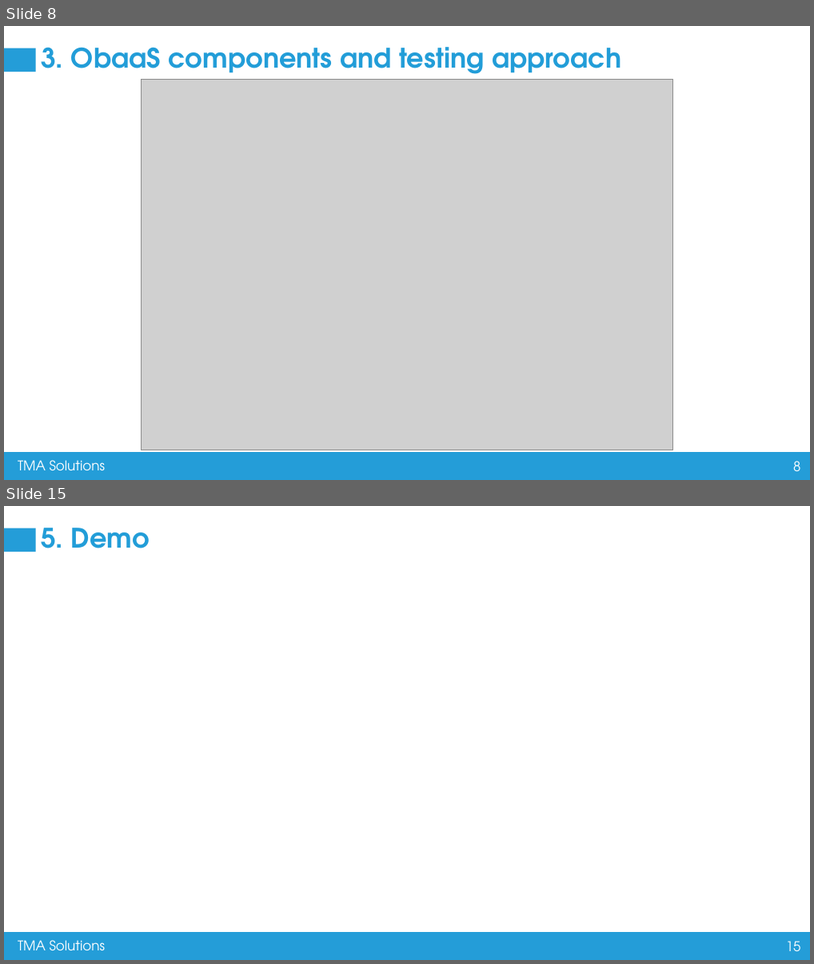
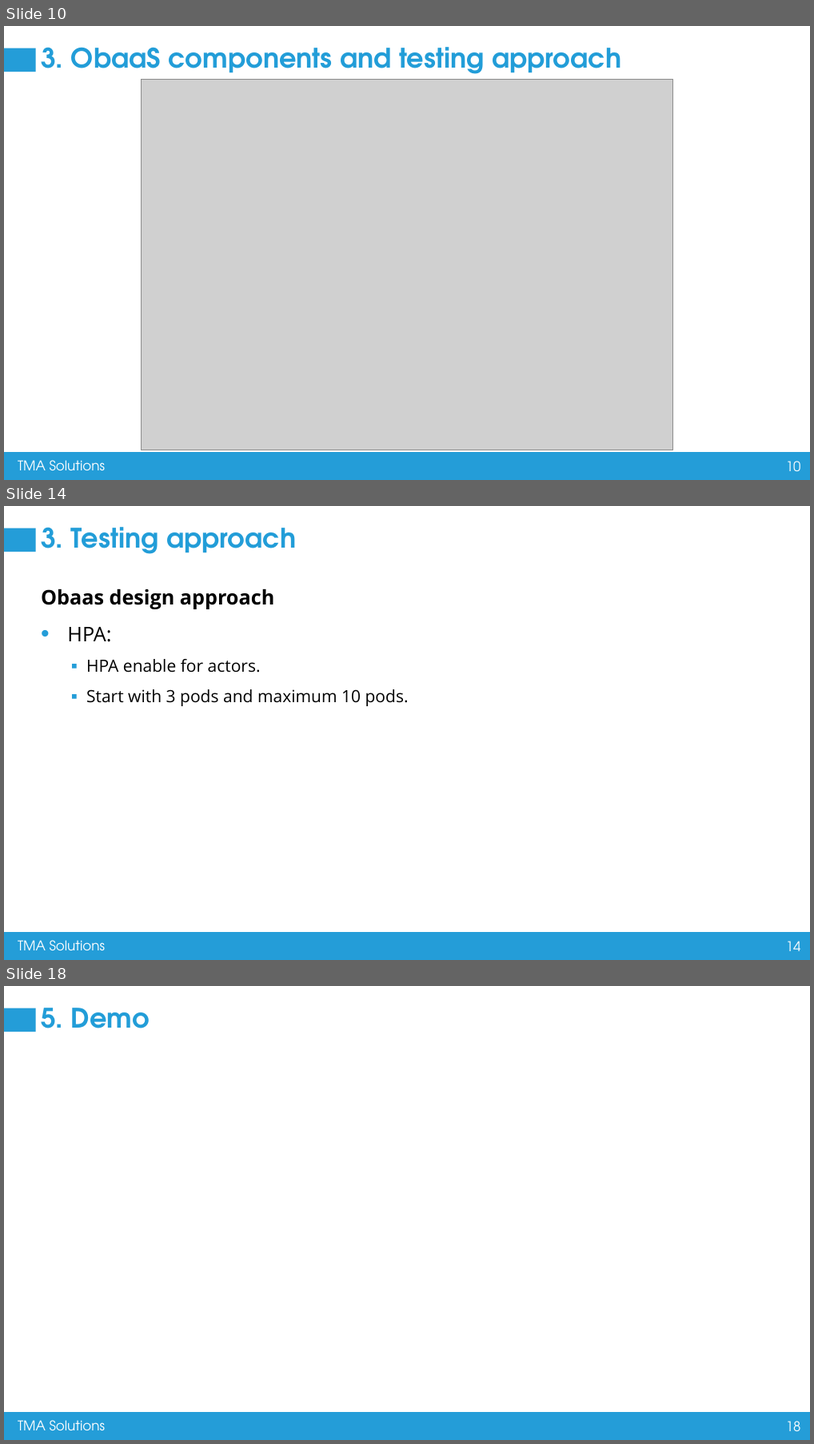
Before and after one commit to nguyenvanhuy0612/flutter_training, a slide deck: Containerization and Microservices Testing.pptx. Shown one above the other, each under a label of ours: slides 8 and 15 before the commit, slides 10, 14 and 18 after it; the slides between them are not shown. The pictures are 814x964 and 814x1444 pixels, drawn with LibreOffice and Linux fonts; fonts in the diff are those of the drawing; grey boxes stand for pictures. Boxes give left, top, right and bottom in pixels: in the first picture for what was removed or moved away, otherwise in the second. Text is boxed around its words. In the diff, an @@ line names an element or a change of style, - is before the commit and + after.

```diff
--- a/Containerization and Microservices Testing.pptx
+++ b/Containerization and Microservices Testing.pptx
@@ slide 14 added at bbox=[4, 506, 810, 960], background #FFFFFF; not listed: 4 template elements that a slide beside it also shows @@
@@ title added at bbox=[41, 527, 296, 554], 32 pt, text #229DD8, bold @@
+3. Testing approach
@@ text added at bbox=[41, 589, 409, 706], 20 pt, text #000000 @@
+Obaas design approach
+• HPA:
+  ▪ HPA enable for actors.
+  ▪ Start with 3 pods and maximum 10 pods.
@@ what was slide 8 is now slide 10 @@
@@ page number at bbox=[786, 460, 802, 471]: text changed @@
-8
+10
@@ what was slide 15 is now slide 18 @@
@@ page number at bbox=[786, 1420, 802, 1431]: text changed @@
-15
+18
```
Also in this commit, not shown: 5 slides changed, 8 other slides added, 13 slides removed.
